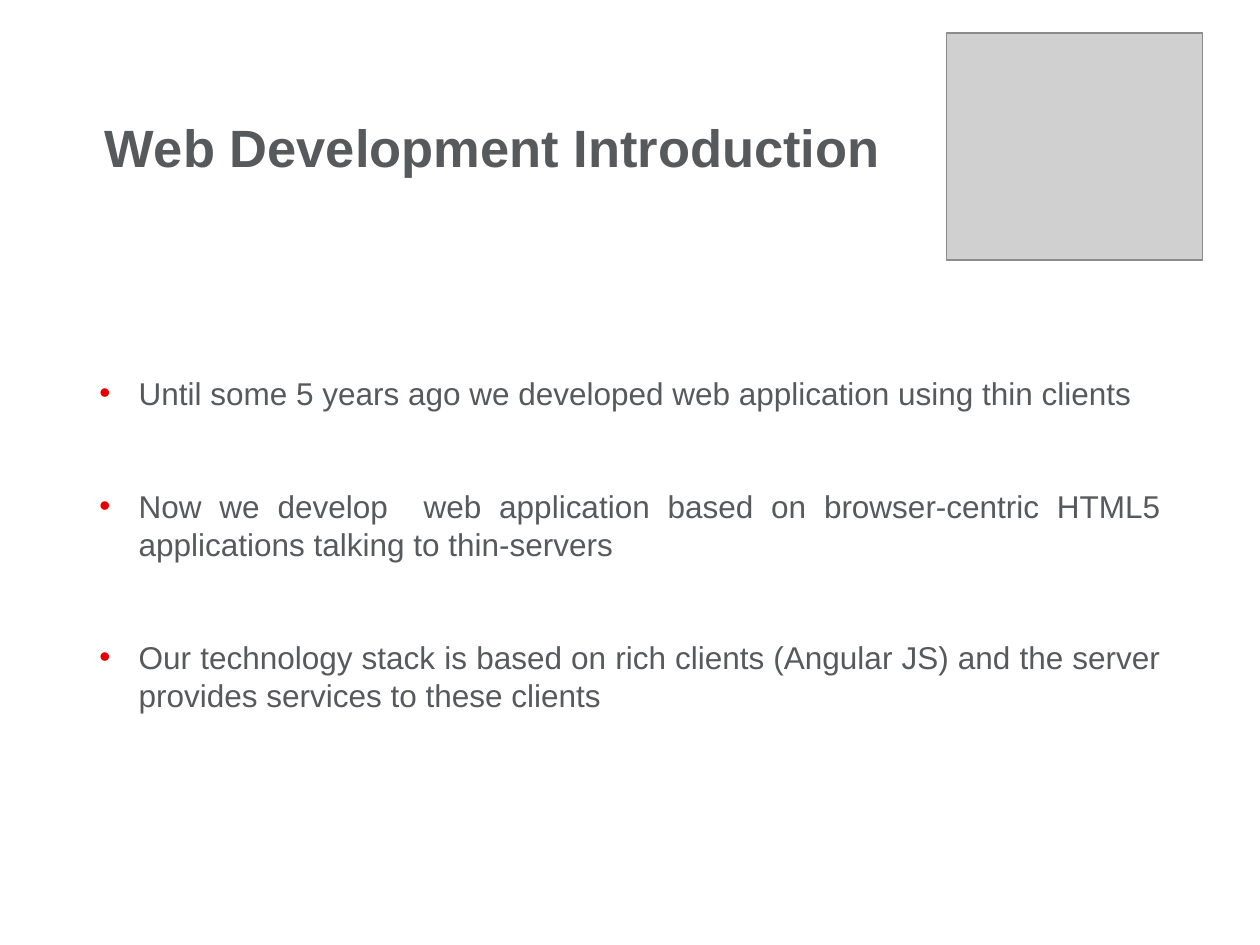
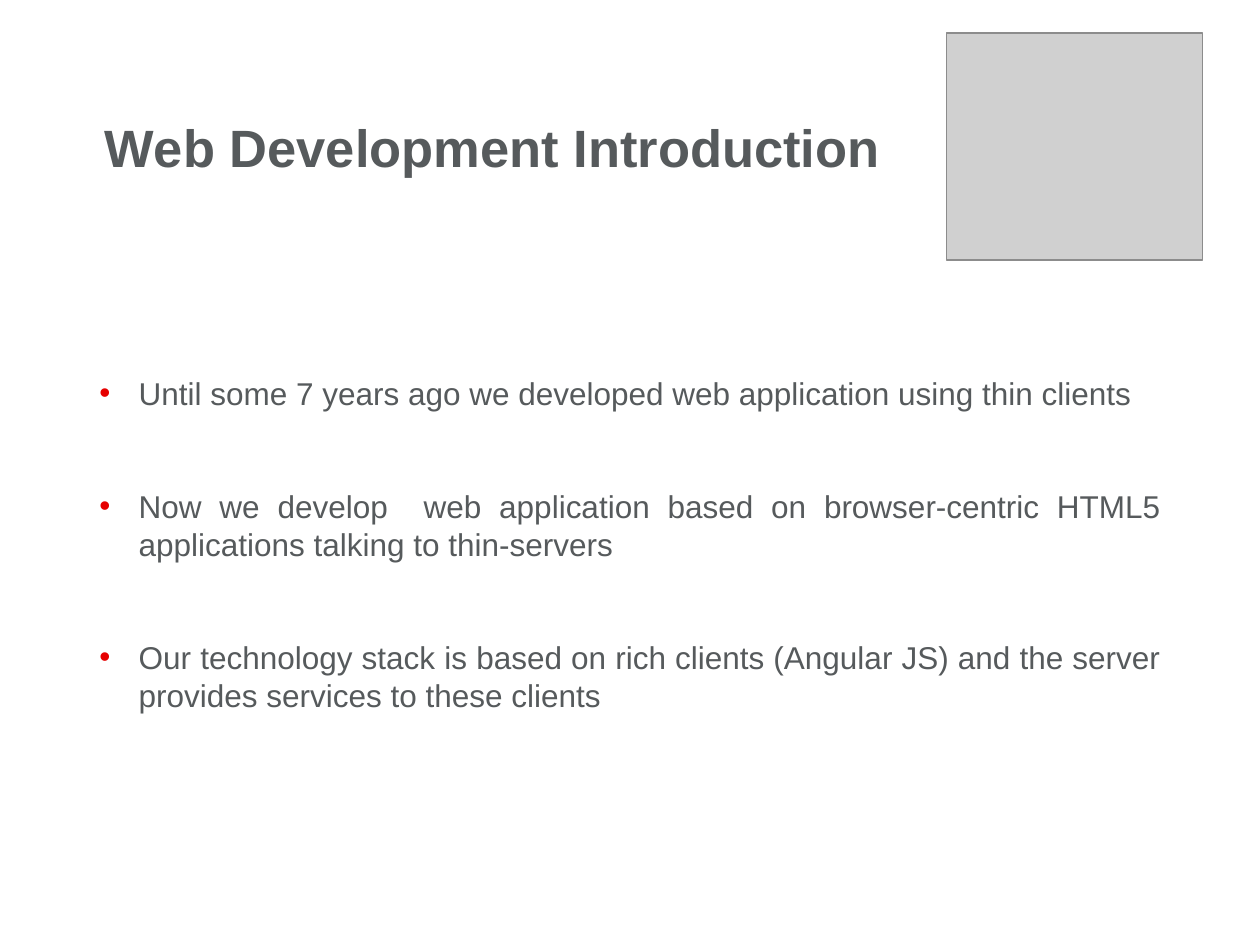
Before and after one commit to verdictus/JavaDocs, a slide deck: slide 7 of Servlets/Day1/Docs/Web Presentation-Part1.pptx. Drawn at 1260x945 pixels with LibreOffice and Linux fonts; fonts in the diff are those of the drawing; grey boxes stand for pictures; background and template pictures are left out. Boxes give left, top, right and bottom in pixels: in the first picture for what was removed or moved away, otherwise in the second. Text is boxed around its words. In the diff, an @@ line names an element or a change of style, - is before the commit and + after.

```diff
--- a/Servlets/Day1/Docs/Web Presentation-Part1.pptx
+++ b/Servlets/Day1/Docs/Web Presentation-Part1.pptx
@@ text at bbox=[139, 382, 1131, 411]: text changed @@
-• Until some 5 years ago we developed web application using thin clients
+• Until some 7 years ago we developed web application using thin clients
```
Also in this commit, not shown: 2 other slides changed, 1 other file.
